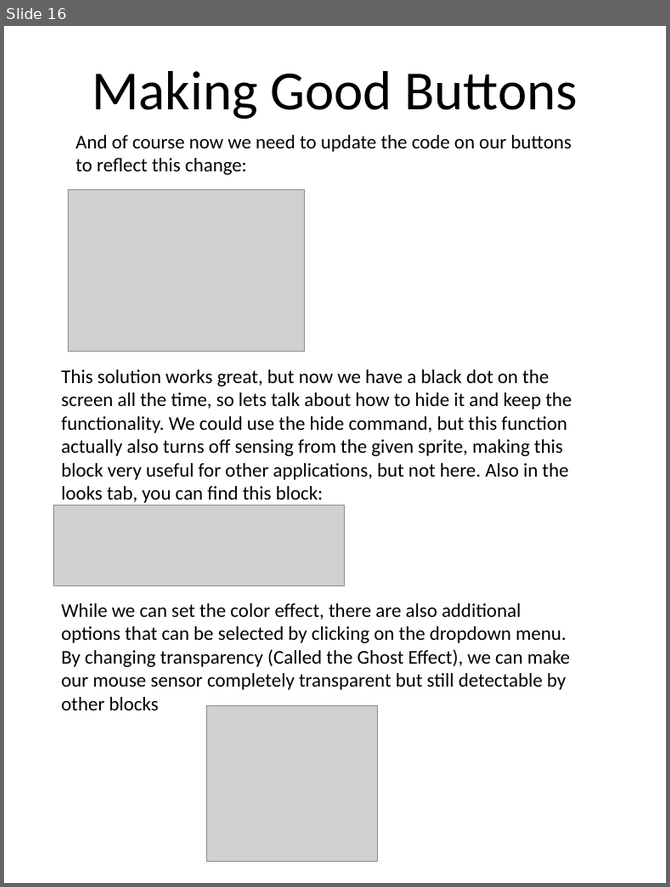
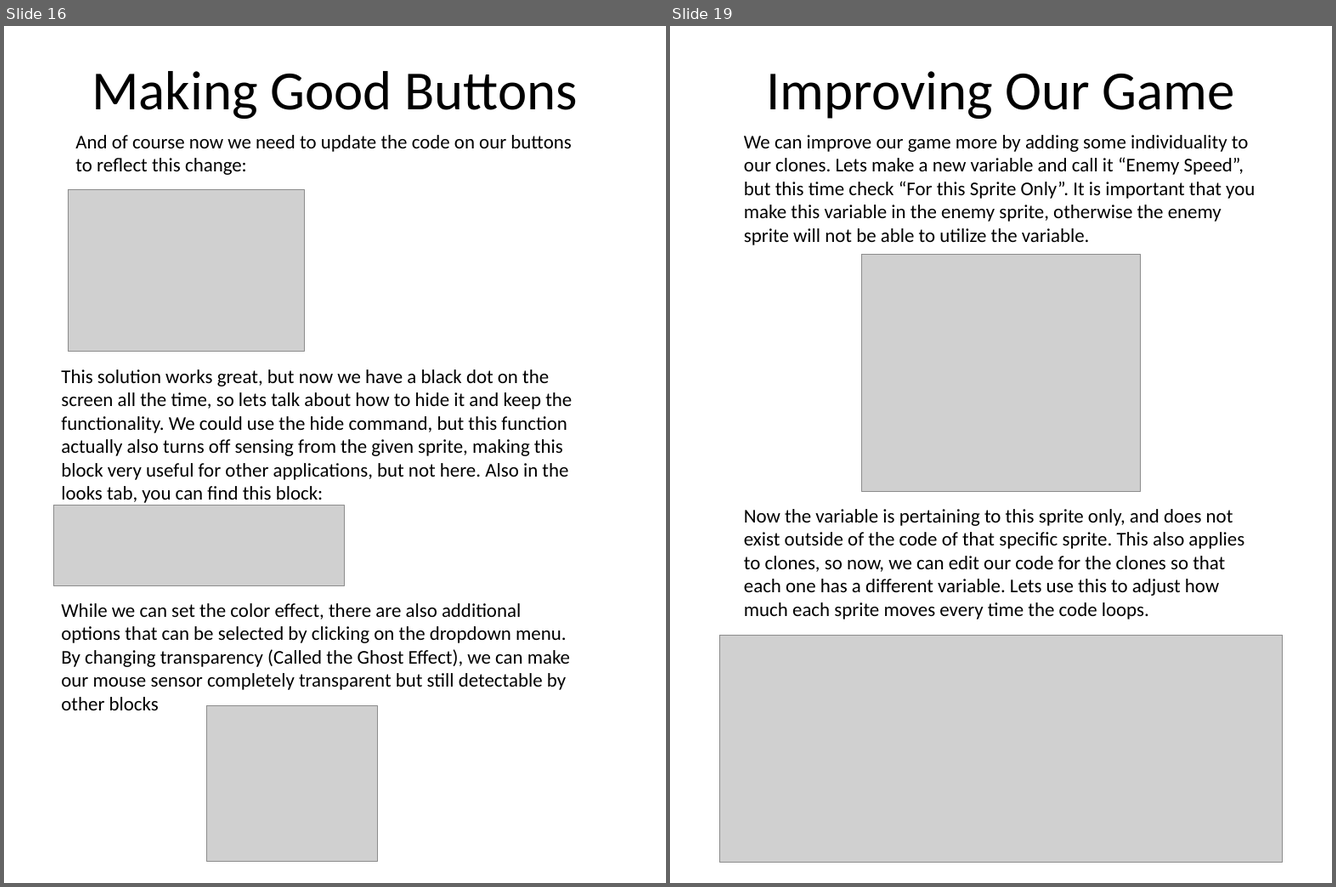
Before and after one commit to tommyrohmann/Coding-Club, a slide deck: Meeting Notes/Powerpoints they are the same as the pdfs/Coding Club Meeting 2.pptx. Shown side by side, each under a label of ours: slide 16 before the commit, slides 16 and 19 after it; the slides between them are not shown. The pictures are 670x887 and 1336x887 pixels, drawn with LibreOffice and Linux fonts; fonts in the diff are those of the drawing; grey boxes stand for pictures. Boxes give left, top, right and bottom in pixels: in the first picture for what was removed or moved away, otherwise in the second. Text is boxed around its words. In the diff, an @@ line names an element or a change of style, - is before the commit and + after.

```diff
--- a/Meeting Notes/Powerpoints they are the same as the pdfs/Coding Club Meeting 2.pptx
+++ b/Meeting Notes/Powerpoints they are the same as the pdfs/Coding Club Meeting 2.pptx
@@ slide 19 added at <box>670,26,1332,883</box>, background #FFFFFF @@
@@ title added at <box>766,71,1235,119</box>, 51 pt, text #000000 @@
+Improving Our Game
@@ text added at <box>744,135,1255,619</box>, 18 pt, text #000000 @@
+We can improve our game more by adding some individuality to our clones. Lets make a new variable and call it “Enemy Speed”, but this time check “For this Sprite Only”. It is important that you make this variable in the enemy sprite, otherwise the enemy sprite will not be able to utilize the variable.
+Now the variable is pertaining to this sprite only, and does not exist outside of the code of that specific sprite. This also applies to clones, so now, we can edit our code for the clones so that each one has a different variable. Lets use this to adjust how much each sprite moves every time the code loops.
@@ picture added at <box>861,255,1141,491</box> @@
@@ picture added at <box>720,635,1282,862</box> @@
```
Also in this commit, not shown: 5 slides changed, 9 other slides added, 2 other files.
